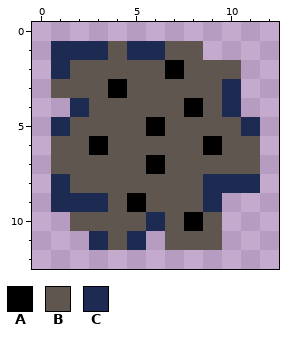
Two states of a pixel-art file, src/textures/spritesheets/space/asteroid_empty.aseprite. The picture above was drawn from the file before the commit.
13x13 pixels, 1 frame.
Palette (. is transparent): A #000000  B #5f574f  C #1d2b53
Pixels before, first column x 1:
 1 CCCBCCBB...
 2 CBBBBBABBB.
 3 BBBABBBBBC.
 4 .CBBBBBABC.
 5 CBBBBABBBBC
 6 BBABBBBBABB
 7 BBBBBABBBBB
 8 CBBBBBBBCCC
 9 CCCBABBBC..
10 .BBBBCBAB..
11 ..CBC.BBB..
Now the later version:
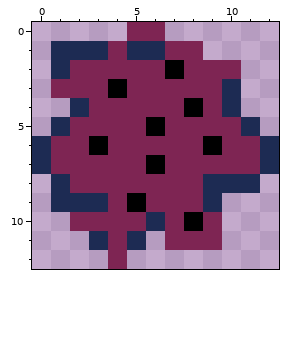
What changed:
colour B: #5f574f -> #7e2553
Changed rows in their new state; - is a pixel that keeps its letter.
first column x 5:
 0 BB
first column x 0:
 6 C-----------C
 7 C-----------C
first column x 4:
12 B
